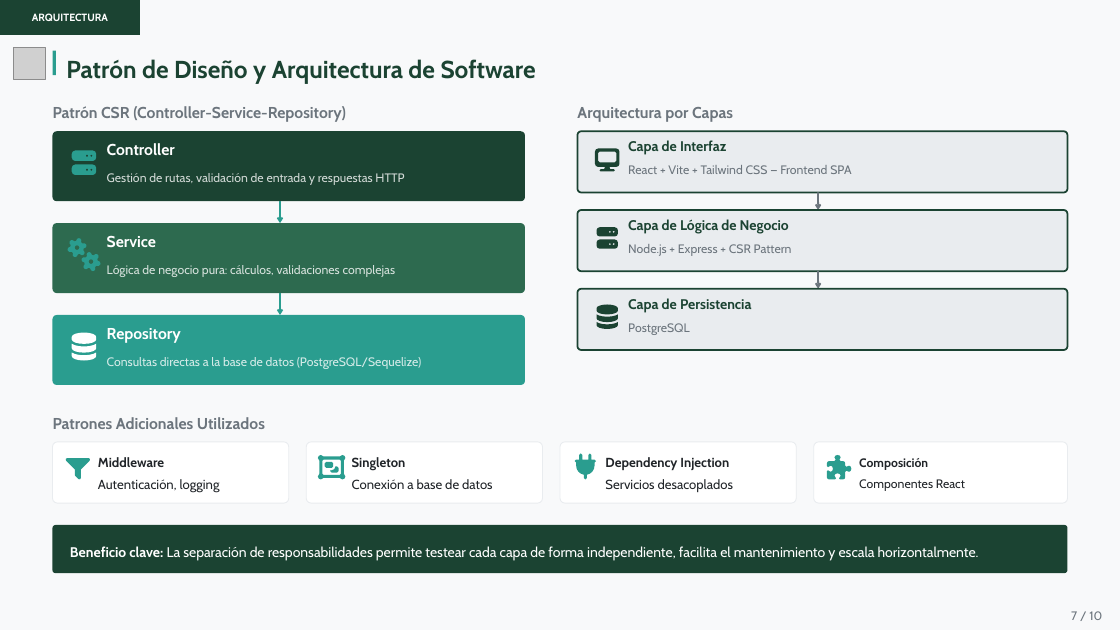
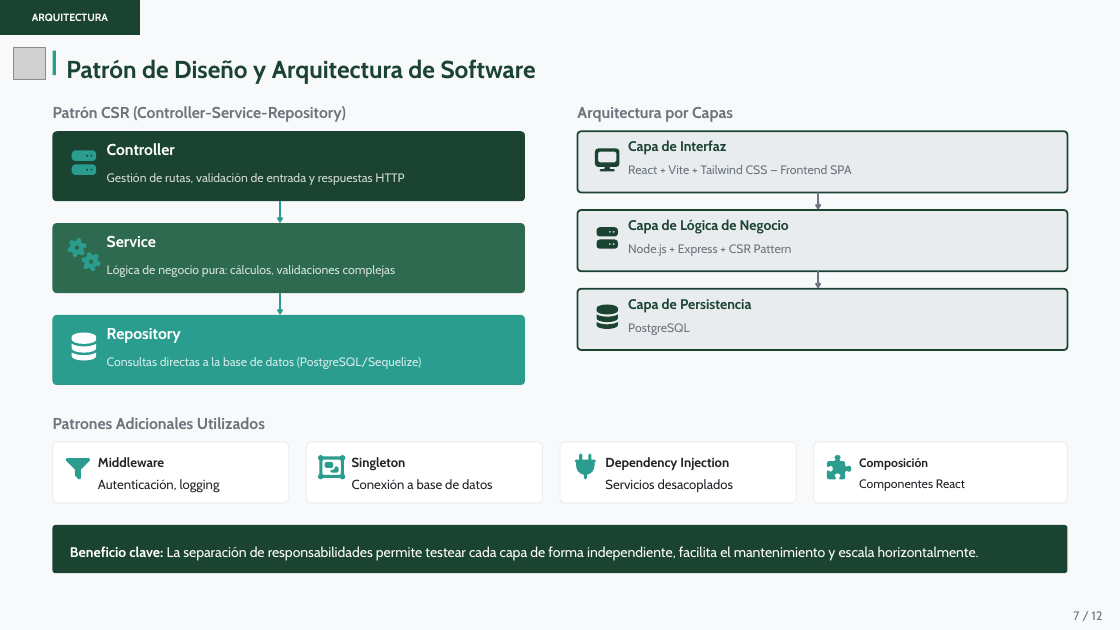
Before and after one commit to nicowooow/Proyecto-FP, a slide deck: slide 7 of documentos/YourTree.pptx. Drawn at 1120x630 pixels with LibreOffice and Linux fonts; fonts in the diff are those of the drawing; grey boxes stand for pictures. Boxes give left, top, right and bottom in pixels: in the first picture for what was removed or moved away, otherwise in the second. Text is boxed around its words. In the diff, an @@ line names an element or a change of style, - is before the commit and + after.

```diff
--- a/documentos/YourTree.pptx
+++ b/documentos/YourTree.pptx
@@ text at <box>1073,611,1103,620</box>: text changed @@
-7 / 10
+7 / 12
```
Also in this commit, not shown: 7 other slides changed, 2 slides added, 2 slides removed, 6 other files.
